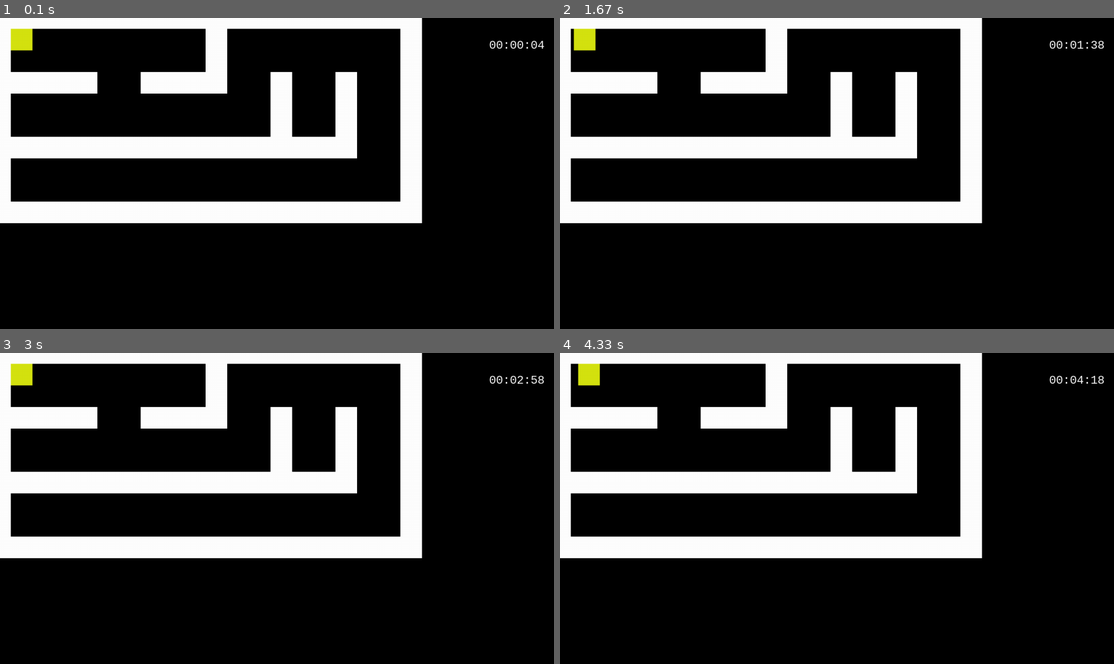
Above: before the commit, frames 1-4 (two rows, left to right).
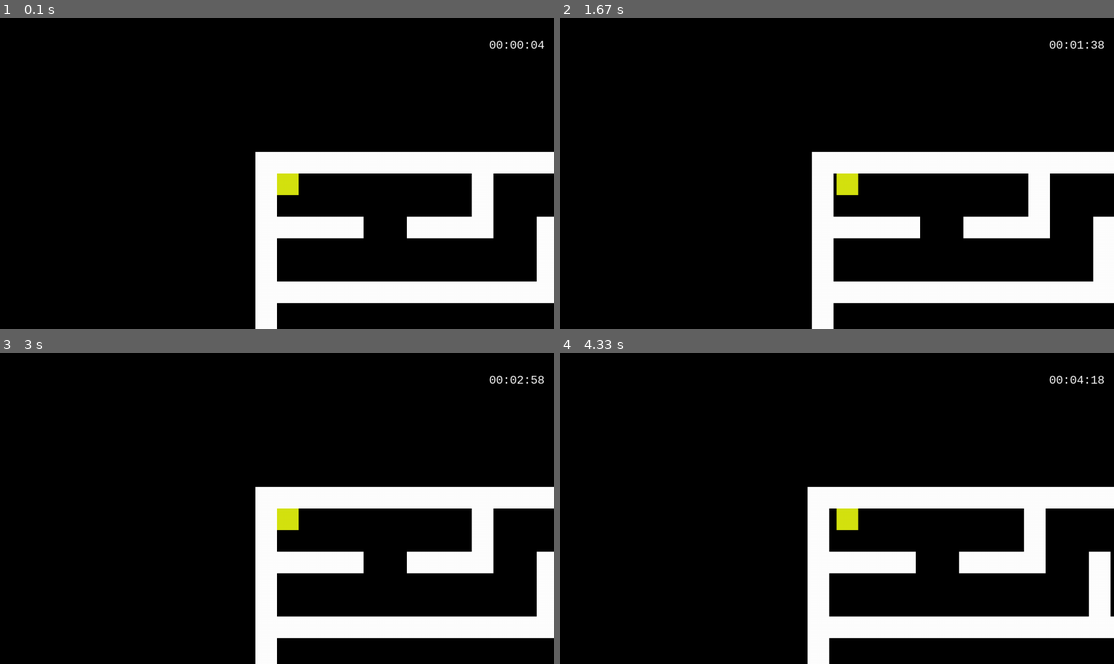
Above: after the commit, the same moments.

Repository: YousefIbrahimkhil/pygame
Game: pygame game, started from game.py
Two runs of this game, one before a commit and one after it. Both use one fixed random seed, a clock stepped at 60 frames per second and the inputs below.
Inputs:
- Up to frame 1 (0.1 s): no input
- Up to frame 2 (1.67 s): tap W at 0.33 s; hold Right 0.67-1.13 s; hold Up 1.17-1.47 s; hold Right from 1.5 s (still down)
- Up to frame 3 (3 s): release Right at 1.97 s; hold Left 2-2.53 s; hold Down 2.57-2.87 s; hold Left from 2.9 s (still down)
- Up to frame 4 (4.33 s): release Left at 3.3 s; hold Up 3.33-3.7 s; hold Right from 3.73 s (still down)

The runs differ from the first frame. In frame 1, 31% of the frame differs, in the area x 0-100%, y 0-100%; in frame 2, 31%; in frame 3, 31%; in frame 4, 31%.

Commit message:
Centering Camera

Diff:
--- a/game.py
+++ b/game.py
@@ -41,9 +41,9 @@
         count = 0
         row += 1
 
-print(starting_x)
-print(starting_y)
-player_pos = rectangle(starting_x, starting_y, size)
+player_pos = rectangle(starting_x + (size / 2), starting_y + (size / 2), size)
+
+surface = pygame.Surface((width * size, height * size))
 
 while running:
     for event in pygame.event.get():
@@ -64,6 +64,7 @@
     if paused == False:
 
         screen.fill("black")
+        surface.fill((0,255,0))
         screen.blit(font.render(text, True, (255, 255, 255)), (screen.get_width()-150, 48))
 
         count = 0
@@ -77,9 +78,9 @@
                 wallcolor = "white"
             else:
                 wallcolor = "black"
-            level_rect = rectangle(count * size, row * size, size)
+            level_rect = rectangle(count * size + (size / 2), row * size + (size / 2), size)
             level.append(level_rect)
-            pygame.draw.rect(screen, wallcolor, level_rect)
+            pygame.draw.rect(surface, wallcolor, level_rect)
             count += 1
             if count > width - 1:
                 count = 0
@@ -94,7 +95,7 @@
                 paused = True
 
         color = (255, 0, 0) if collide else (213, 227, 16)
-        pygame.draw.rect(screen, color, player_pos)
+        pygame.draw.rect(surface, color, player_pos)
 
         keys = pygame.key.get_pressed()
         if keys[pygame.K_w] or keys[pygame.K_UP]:
@@ -118,11 +119,11 @@
         speed += 1
 
         if collide:
-            player_pos = rectangle(starting_x, starting_y, size)
+            player_pos = rectangle(starting_x + (size / 2), starting_y + (size / 2), size)
             speed = 10
             direction = "right"
 
-
+        screen.blit(surface, ((screen.get_width() / 2) - player_pos.x, (screen.get_height() / 2) - player_pos.y))
         pygame.display.flip()
         dt = clock.tick(60) / 1000
 
